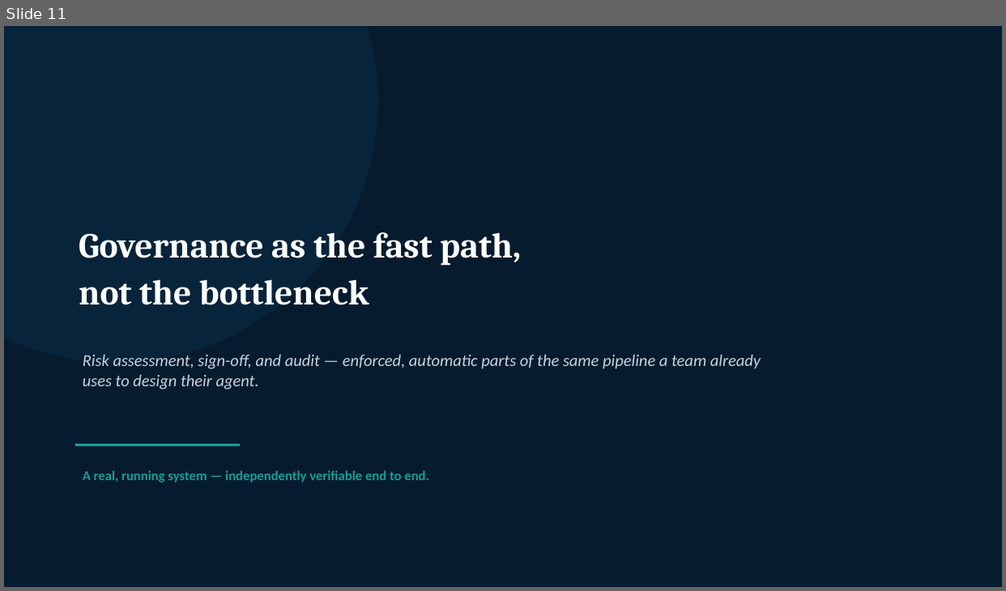
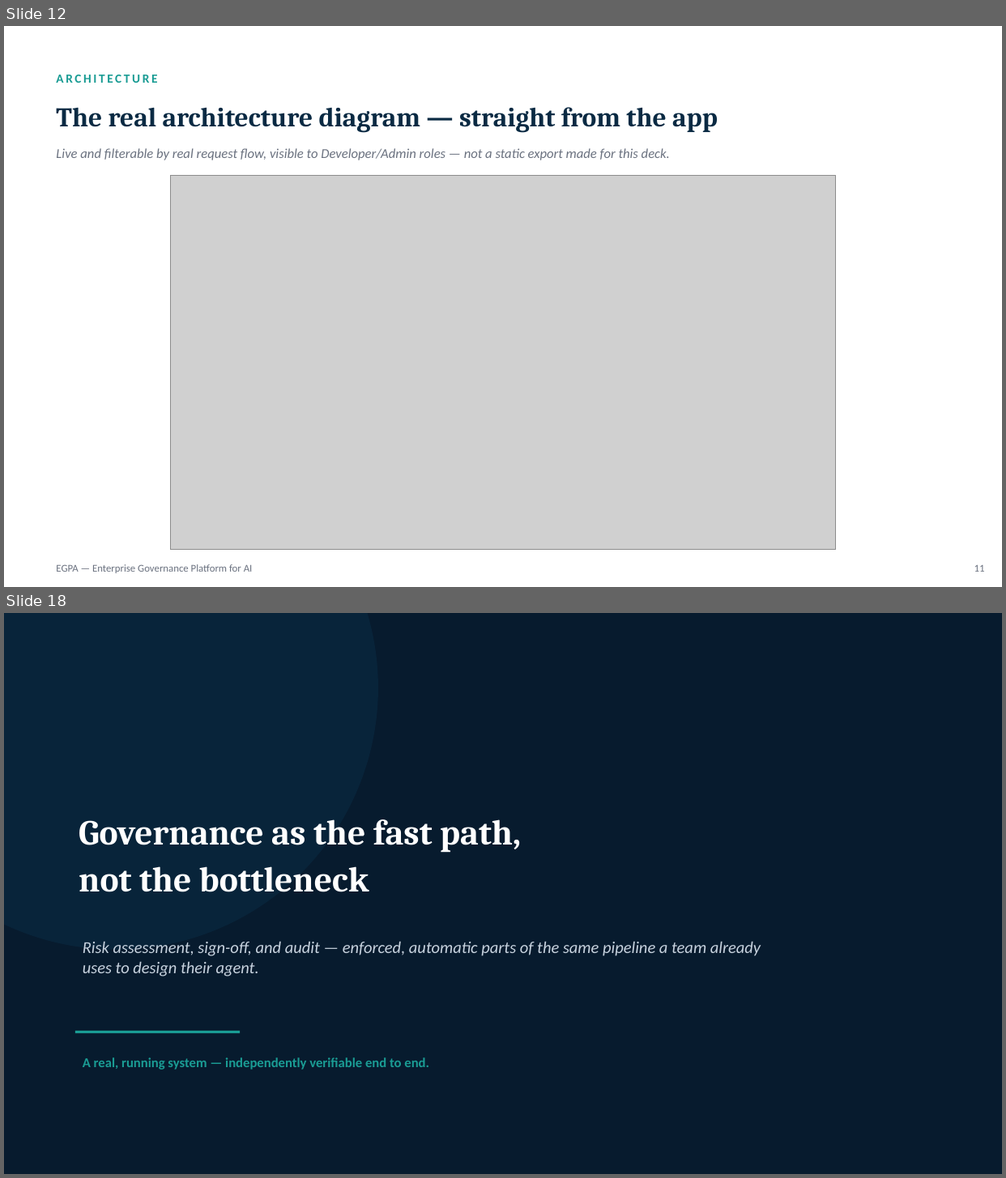
Before and after one commit to HariprasadMitta/EGPA, a slide deck: docs/EGPA-Overview.pptx. Shown one above the other, each under a label of ours: slide 11 before the commit, slides 12 and 18 after it; the slides between them are not shown. The pictures are 1006x591 and 1006x1178 pixels, drawn with LibreOffice and Linux fonts; fonts in the diff are those of the drawing; grey boxes stand for pictures. Boxes give left, top, right and bottom in pixels: in the first picture for what was removed or moved away, otherwise in the second. Text is boxed around its words. In the diff, an @@ line names an element or a change of style, - is before the commit and + after.

Commit message:
Add enterprise solution-options and real architecture slides to deck
Mirrors the docx's new content: problem discovery & validation,
alternative approaches, options/trade-offs, build-vs-buy, and
current-to-target-state migration as five new slides, plus a
high-level layered architecture slide built from EGPA's real stack
(modeled on a reference AWS-style diagram, not copied from it).
Business Value slide refreshed with the five outcome-linked metrics,
and a Phased Implementation & Roadmap slide added before Closing.

```diff
--- a/docs/EGPA-Overview.pptx
+++ b/docs/EGPA-Overview.pptx
@@ slide 12 added at <box>4,26,1002,587</box>, background #FFFFFF @@
@@ text added at <box>56,75,157,83</box>, 12 pt, text #1A9C94, bold @@
+ARCHITECTURE
@@ text added at <box>56,107,718,132</box>, 26 pt, text #0A2A43, bold @@
+The real architecture diagram — straight from the app
@@ text added at <box>56,148,670,160</box>, 13 pt, text #6B7280, italic @@
+Live and filterable by real request flow, visible to Developer/Admin roles — not a static export made for this deck.
@@ picture added at <box>170,176,836,550</box> @@
@@ text added at <box>56,565,253,574</box>, 10 pt, text #6B7280 @@
+EGPA — Enterprise Governance Platform for AI
@@ text added at <box>974,565,985,572</box>, 10 pt, text #6B7280 @@
+11
@@ what was slide 11 is now slide 18 @@
```
Also in this commit, not shown: 8 slides changed, 7 other slides added, 1 slide removed.
